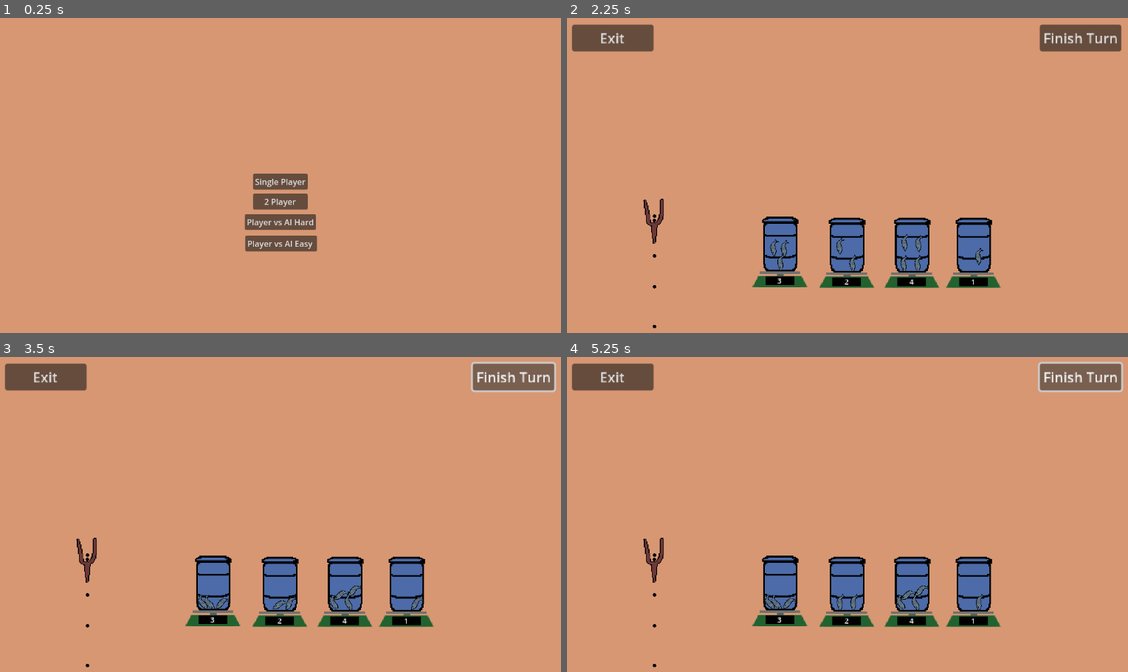
Above: before the commit, frames 1-4 (two rows, left to right).
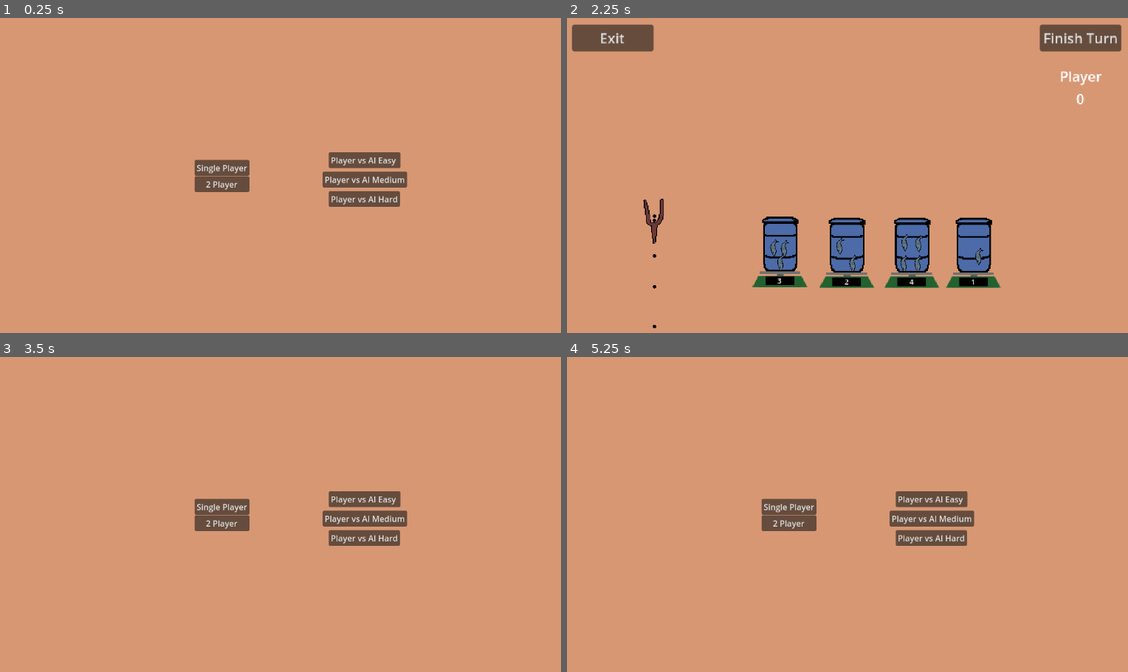
Above: after the commit, the same moments.

Repository: unniisme/fish-in-the-barrel
Game: Godot game, scene res://scenes/GUI/MainMenu.tscn
Same seed, same stepped clock (60 frames per second), same inputs: the game is played once before the commit and once after it.
Inputs (mouse positions are in pixels of both pictures, inside the frame that each line leads up to):
- Up to frame 1 (0.25 s): no input
- Up to frame 2 (2.25 s): click (931, 178) at 0.5 s, where only the run after the commit has a clickable "Player vs AI Medium"; click (1083, 36) at 1.25 s, where only the run after the commit has a clickable "Finish Turn"; click "Single Player" at 2 s
- Up to frame 3 (3.5 s): click "Finish Turn" at 2.75 s
- Up to frame 4 (5.25 s): click "Exit" (after the commit: "Single Player") at 3.5 s; click (847, 520) at 4.25 s, where only the run before the commit has a clickable "Single Player"; click "Finish Turn" at 5 s

The runs differ from the first frame. In frame 1, 5.4% of the frame differs, in the area x 34-73%, y 42-75%; in frame 2, 0.2%; in frame 3, 12%, in the area x 0-100%, y 1-99%; in frame 4, 12%.
Error before the commit: Invalid call. Nonexistent function 'update_problem' in base 'Control'. (res://scripts/BarrelManager.gd:59)

Commit message:
Added HTTP summarizer

Diff:
--- a/Fish-in-the-barrel/scenes/1_player_level.tscn
+++ b/Fish-in-the-barrel/scenes/1_player_level.tscn
@@ -10,7 +10,7 @@
 texture_filter = 1
 
 [node name="Manager" parent="." instance=ExtResource("1_8yj2x")]
-script = null
+gameMode = 0
 
 [node name="BarrelManager" type="Node2D" parent="Manager"]
 script = ExtResource("2_sikug")
--- a/Fish-in-the-barrel/scenes/GUI/MainMenu.tscn
+++ b/Fish-in-the-barrel/scenes/GUI/MainMenu.tscn
@@ -19,10 +19,10 @@
 anchor_top = 0.5
 anchor_right = 0.5
 anchor_bottom = 0.5
-offset_left = -4.0
-offset_top = -4.0
-offset_right = 4.0
-offset_bottom = 4.0
+offset_left = -167.0
+offset_top = -42.0
+offset_right = -60.0
+offset_bottom = -11.0
 grow_horizontal = 2
 grow_vertical = 2
 text = "Single Player"
@@ -36,10 +36,10 @@
 anchor_top = 0.5
 anchor_right = 0.5
 anchor_bottom = 0.5
-offset_left = -53.5
-offset_top = 24.0
-offset_right = 53.5
-offset_bottom = 55.0
+offset_left = -167.0
+offset_top = -10.0
+offset_right = -60.0
+offset_bottom = 21.0
 grow_horizontal = 2
 grow_vertical = 2
 text = "2 Player
@@ -54,10 +54,10 @@
 anchor_top = 0.5
 anchor_right = 0.5
 anchor_bottom = 0.5
-offset_left = -53.5
-offset_top = 64.0
-offset_right = 53.5
-offset_bottom = 95.0
+offset_left = 95.0
+offset_top = 19.0
+offset_right = 234.0
+offset_bottom = 50.0
 grow_horizontal = 2
 grow_vertical = 2
 text = "Player vs AI Hard"
@@ -71,15 +71,32 @@
 anchor_top = 0.5
 anchor_right = 0.5
 anchor_bottom = 0.5
-offset_left = -52.0
-offset_top = 106.0
-offset_right = 55.0
-offset_bottom = 137.0
+offset_left = 95.0
+offset_top = -57.0
+offset_right = 235.0
+offset_bottom = -26.0
 grow_horizontal = 2
 grow_vertical = 2
 text = "Player vs AI Easy "
 script = ExtResource("1_qa8cn")
 scene = "res://scenes/ai_level_easy.tscn"
+
+[node name="pve2_easy2" type="Button" parent="."]
+layout_mode = 1
+anchors_preset = 8
+anchor_left = 0.5
+anchor_top = 0.5
+anchor_right = 0.5
+anchor_bottom = 0.5
+offset_left = 95.0
+offset_top = -19.0
+offset_right = 235.0
+offset_bottom = 12.0
+grow_horizontal = 2
+grow_vertical = 2
+text = "Player vs AI Medium"
+script = ExtResource("1_qa8cn")
+scene = "res://scenes/ai_level_medium.tscn"
 
 [node name="message" type="Label" parent="."]
 layout_mode = 1
--- a/Fish-in-the-barrel/scenes/actors/barrel.gd
+++ b/Fish-in-the-barrel/scenes/actors/barrel.gd
@@ -6,6 +6,8 @@
 @onready var lid = $Lid
 var is_open = false
 var fishes : Array[Node2D]
+
+var diameter : float
 
 @export var lid_hinge_k = 20
 
--- /dev/null
+++ b/Fish-in-the-barrel/scenes/actors/summariser.gd
@@ -0,0 +1,59 @@
+class_name Summariser extends HTTPRequest
+
+# Sends summary and statistics to Server
+
+const LOGLEVELS = {
+	TRACE = "TRACE",
+	INFO = "INFO",
+	DEBUG = "DEBUG",
+	WARNING = "WARNING",
+	ERROR = "ERROR"
+}
+
+@export var server_address : String = "http://0.0.0.0"
+
+var send_queue : Array = []
+
+#func _ready():
+
+#	http_request.set_http_proxy(address, 5000)
+
+func _process(delta):
+	# Keep sending queued data
+	while _send_data_dequeue(): pass
+
+static func _encode_dict(table : String, data : Dictionary):
+	return JSON.stringify({"table" : table, "data" : data})
+
+func _send_data(table : String, data : Dictionary):
+	# Push message to queue
+	send_queue.push_back([table, data])
+
+func _send_request(table : String, data : Dictionary):
+	var send_data = _encode_dict(table, data)
+	var url = server_address + "/save"
+	return request(url, [], HTTPClient.METHOD_POST, send_data)
+
+func _send_data_dequeue():
+	if send_queue.is_empty():
+		return
+
+	var msg = send_queue.pop_front()
+	var table = msg[0]
+	var data = msg[1]
+
+	if _send_request(table, data) == ERR_BUSY:
+		send_queue.push_front(msg)
+		return false
+
+	return true
+
+
+func _log(message, level):
+	var log = { Time.get_time_string_from_system() :
+				{
+					"message" : message,
+					"level" : level
+				}
+			}
+	_send_data("log", log)
--- /dev/null
+++ b/Fish-in-the-barrel/scenes/ai_level_medium.tscn
@@ -0,0 +1,71 @@
+[gd_scene load_steps=6 format=3 uid="uid://bbka72iyafjsa"]
+
+[ext_resource type="PackedScene" uid="uid://cwahg2drhcb5t" path="res://scenes/prefabs/managed_instance.tscn" id="1_5lg0u"]
+[ext_resource type="Script" path="res://scripts/BarrelManager.gd" id="2_j5jog"]
+[ext_resource type="PackedScene" uid="uid://d3cp2anhi7fll" path="res://scenes/actors/barrel.tscn" id="3_csk38"]
+[ext_resource type="PackedScene" uid="uid://s2neidorv43e" path="res://scenes/actors/slingshot.tscn" id="4_5la71"]
+[ext_resource type="PackedScene" uid="uid://cden31s011sea" path="res://scenes/actors/fish.tscn" id="5_1asde"]
+
+[node name="1PlayerLevel" type="Node2D"]
+texture_filter = 1
+
+[node name="Manager" parent="." instance=ExtResource("1_5lg0u")]
+gameMode = 1
+chance_agent_p_choose = 0.576
+chance_agent_p_add = 0.569
+slingshot_agent_temparature_x = 0.134
+slingshot_agent_temparature_y = 0.108
+
+[node name="BarrelManager" type="Node2D" parent="Manager"]
+script = ExtResource("2_j5jog")
+
+[node name="Barrel" parent="Manager/BarrelManager" instance=ExtResource("3_csk38")]
+position = Vector2(1, 0)
+
+[node name="Barrel2" parent="Manager/BarrelManager" instance=ExtResource("3_csk38")]
+position = Vector2(78, 1)
+
+[node name="Barrel3" parent="Manager/BarrelManager" instance=ExtResource("3_csk38")]
+position = Vector2(153, 1)
+
+[node name="Barrel4" parent="Manager/BarrelManager" instance=ExtResource("3_csk38")]
+position = Vector2(224, 1)
+
+[node name="Slingshot" parent="Manager" instance=ExtResource("4_5la71")]
+position = Vector2(-144, -32)
+
+[node name="Camera2D" type="Camera2D" parent="."]
+position = Vector2(78, -72)
+zoom = Vector2(1.695, 1.695)
+
+[node name="Starting Fishes" type="Node2D" parent="."]
+
+[node name="fish" parent="Starting Fishes" instance=ExtResource("5_1asde")]
+position = Vector2(-6, -8)
+
+[node name="fish2" parent="Starting Fishes" instance=ExtResource("5_1asde")]
+position = Vector2(6, -7)
+
+[node name="fish3" parent="Starting Fishes" instance=ExtResource("5_1asde")]
+position = Vector2(2, 15)
+
+[node name="fish4" parent="Starting Fishes" instance=ExtResource("5_1asde")]
+position = Vector2(70, -10)
+
+[node name="fish5" parent="Starting Fishes" instance=ExtResource("5_1asde")]
+position = Vector2(85, 15)
+
+[node name="fish6" parent="Starting Fishes" instance=ExtResource("5_1asde")]
+position = Vector2(145, -14)
+
+[node name="fish7" parent="Starting Fishes" instance=ExtResource("5_1asde")]
+position = Vector2(161, -13)
+
+[node name="fish8" parent="Starting Fishes" instance=ExtResource("5_1asde")]
+position = Vector2(144, 14)
+
+[node name="fish9" parent="Starting Fishes" instance=ExtResource("5_1asde")]
+position = Vector2(160, 14)
+
+[node name="fish10" parent="Starting Fishes" instance=ExtResource("5_1asde")]
+position = Vector2(230, 2)
--- a/Fish-in-the-barrel/scenes/prefabs/managed_instance.tscn
+++ b/Fish-in-the-barrel/scenes/prefabs/managed_instance.tscn
@@ -1,7 +1,7 @@
 [gd_scene load_steps=3 format=3 uid="uid://cwahg2drhcb5t"]
 
 [ext_resource type="Script" path="res://scripts/GameManger.gd" id="1_dy4ol"]
-[ext_resource type="Script" path="res://scenes/GUI/load_level.gd" id="2_vfr1w"]
+[ext_resource type="Script" path="res://scripts/Statistics/gameStats.gd" id="3_qkbf6"]
 
 [node name="Manger" type="Control"]
 layout_mode = 3
@@ -32,8 +32,6 @@
 offset_bottom = -222.0
 grow_horizontal = 0
 text = "Exit"
-script = ExtResource("2_vfr1w")
-scene = "res://scenes/GUI/MainMenu.tscn"
 
 [node name="PlayerInfo" type="Label" parent="."]
 layout_mode = 0
@@ -44,4 +42,8 @@
 horizontal_alignment = 1
 autowrap_mode = 2
 
+[node name="GameStats" type="HTTPRequest" parent="."]
+script = ExtResource("3_qkbf6")
+
 [connection signal="button_down" from="Turn Button" to="." method="_end_move"]
+[connection signal="button_up" from="Exit Button" to="." method="_exit_to_menu"]
--- a/Fish-in-the-barrel/scripts/GameManger.gd
+++ b/Fish-in-the-barrel/scripts/GameManger.gd
@@ -22,6 +22,7 @@
 @onready var barrelManager : BarrelManager = $BarrelManager
 @onready var playerInfo : Label = $PlayerInfo
 @onready var slingshot : Slingshot = $Slingshot
+@onready var stats : GameStats = $GameStats
 var agent : Agent
 var slingShotAgent : SlingShotAgent
 
@@ -29,7 +30,6 @@
 var move_locked = false
 
 # Statistics
-var stats : GameStats = GameStats.new()
 
 func _ready():
 	if gameMode == GAMEMODE.PVE:
@@ -86,8 +86,15 @@
 	if move_locked:
 		return
 
+	if barrelManager.problem:
+		stats._update_state(barrelManager.problem._barrel_count_cache, _currently_playing())
+
 	# Update problem
 	var made_move = barrelManager.handle_action()
+
+	# Summarise
+	if barrelManager.problem:
+		stats._update_move([])
 
 	# end game
 	if barrelManager.problem.is_over():
@@ -113,4 +120,9 @@
 		agent.problem = problem
 
 func _exit_to_menu():
+	print("Quiting to main menu")
+
+	## Send summary
+	stats._summarise()
+
 	get_tree().change_scene_to_file("res://scenes/GUI/MainMenu.tscn")
--- a/Fish-in-the-barrel/scripts/Statistics/gameStats.gd
+++ b/Fish-in-the-barrel/scripts/Statistics/gameStats.gd
@@ -1,8 +1,33 @@
-class_name GameStats
+class_name GameStats extends Summariser
 
 # To hold data about each run and store/send that data
 
-var p1_moves : int = 0
-var p2_moves : int = 0
+## game_states = { move_number : {
+## 						"state" : state before this move (list)
+##						"move"  : This move (list)
+##						"player": player of this move (str|int)
+##					}
+##				}
+var game_states : Dictionary
+var winner : String = ""
+var num_moves : int = 0
 
-var winner : String = ""
+func _ready():
+
+	_log("Booting GameStats and Summariser", LOGLEVELS.INFO)
+
+func _update_state(state : Array[int], player : String):
+
+	game_states[num_moves] = {"state" : state}
+	game_states[num_moves]["player"] = player
+	_log("Updating game state", LOGLEVELS.INFO)
+
+func _update_move(move : Array[int]):
+
+	game_states[num_moves]["move"] = move
+	num_moves += 1
+	_log("Updating game moves", LOGLEVELS.INFO)
+
+func _summarise():
+	_log("Summarizing", LOGLEVELS.INFO)
+#	_send_data("gamestat", game_states)
